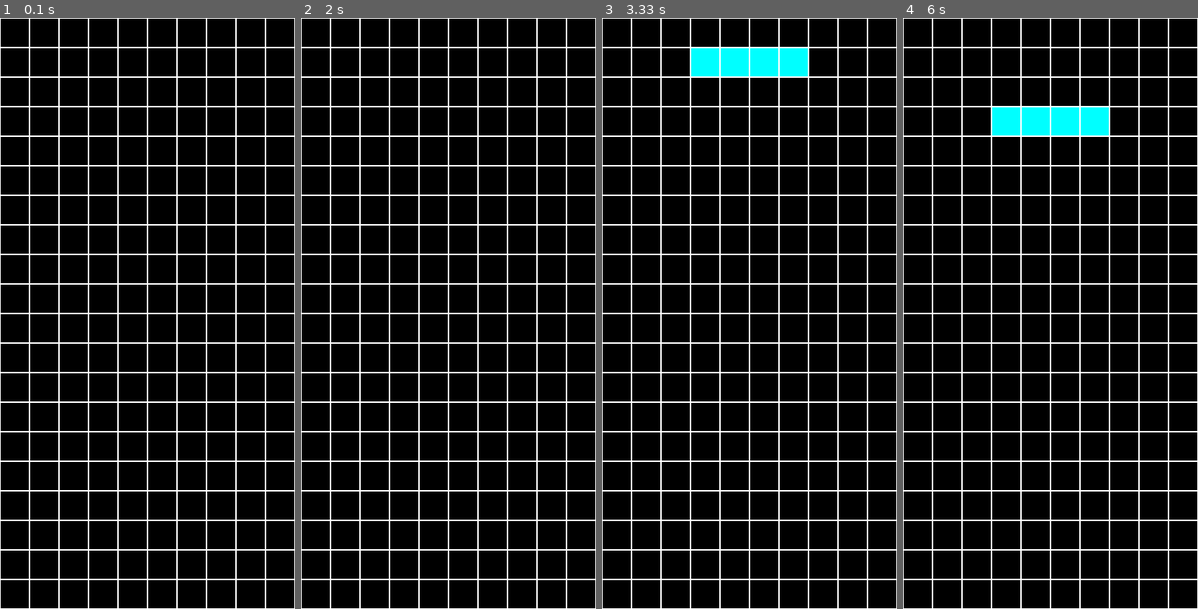
Above: before the commit, frames 1-4 (left to right).
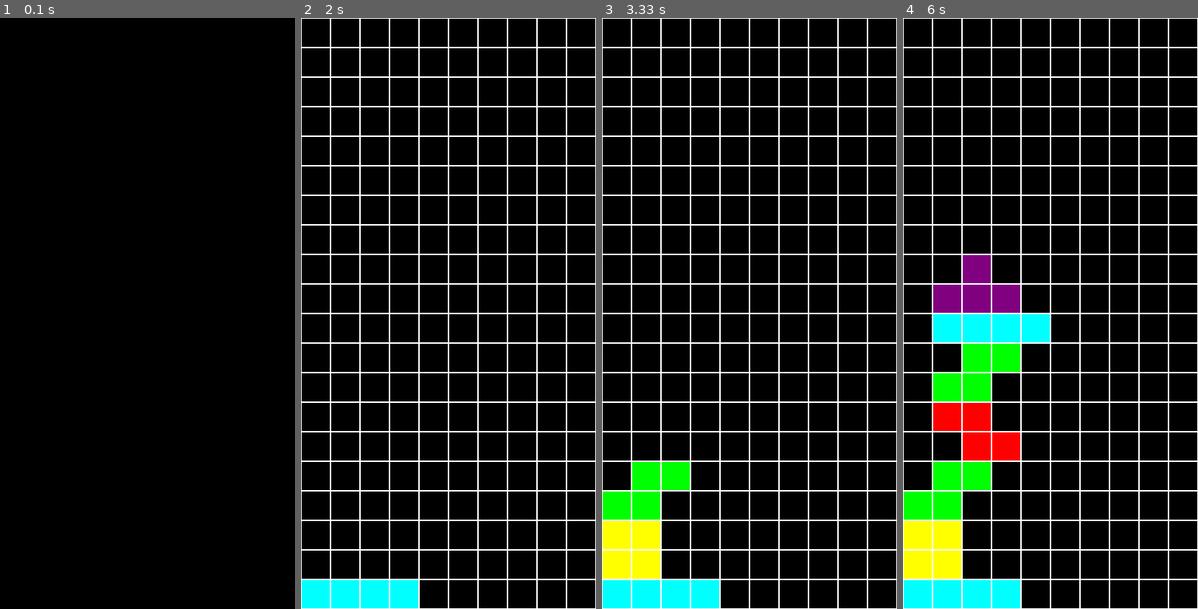
Above: after the commit, the same moments.

Repository: CogitoNTNU/TetrisAI
Game: pygame game, started from main.py
The game is run twice, just before and just after one commit, with the same random seed, the same clock (stepped at 60 frames per second) and the same inputs.
Inputs:
- Up to frame 1 (0.1 s): no input
- Up to frame 2 (2 s): no input
- Up to frame 3 (3.33 s): no input
- Up to frame 4 (6 s): no input

The runs differ from the first frame. In frame 1, 9.8% of the frame differs, in the area x 0-100%, y 0-100%; in frame 2, 1.8%; in frame 3, 7.2%; in frame 4, 14%, in the area x 0-70%, y 15-100%.

Commit message:
feat: made a demo mode for agents

Diff:
--- a/main.py
+++ b/main.py
@@ -25,5 +25,6 @@
 
     board = Tetris()
     manager = TetrisGameManager(board)
+    agent = create_agent("heuristic")
 
-    manager.startGame()
+    manager.startDemo(agent)
--- a/src/agents/agent.py
+++ b/src/agents/agent.py
@@ -7,6 +7,7 @@
 from typing import Any, Union
 
 from src.game.tetris import Action, Tetris
+from time import sleep
 
 
 class Agent(ABC):
@@ -53,10 +54,10 @@
         if isinstance(result, list):
             for action in result:
                 board.doAction(action)
-                board.printBoard()
+                # board.printBoard()
         else:
             board.doAction(result)
-            board.printBoard()
+            # board.printBoard()
         # Advance the game by one frame
         board.doAction(Action.SOFT_DROP)
         if board.blockHasLanded:
@@ -64,3 +65,30 @@
         #board.printBoard()
 
     return board
+
+def playGameDemoStepByStep(agent: Agent, board: Tetris) -> Tetris:
+    """
+    Plays a game of Tetris with the given agent where actions are slowed down for demonstration purposes.
+
+    Args:
+        agent (Agent): The agent to play the game.
+        board (Board): The initial state of the board.
+    """
+
+    # Get the result of the agent's action
+    result = agent.result(board)
+    # Perform the action(s) on the board
+    if isinstance(result, list):
+        for action in result:
+            board.doAction(action)
+            sleep(0.2)
+            # board.printBoard()
+    else:
+        board.doAction(result)
+        sleep(0.1)
+        # board.printBoard()
+    # Advance the game by one frame
+    board.doAction(Action.SOFT_DROP)
+    if board.blockHasLanded:
+        board.updateBoard()
+    # board.printBoard()
--- a/src/game/TetrisGameManager.py
+++ b/src/game/TetrisGameManager.py
@@ -4,6 +4,7 @@
 import time as t
 import sys
 
+from src.agents.agent import Agent, playGameDemoStepByStep
 from src.game.tetris import Action, Tetris
 from src.game.block import COLORS
 
@@ -42,7 +43,6 @@
     def startGame(self):
         pygame.init()
         self.screen = pygame.display.set_mode((SCREEN_WIDTH, SCREEN_HEIGHT))
-        # self.screen = pygame.display.set_mode((400, 1080))  # Create a dummy window
         pygame.display.set_caption('Tetris')  # Set window title
 
         clock = pygame.time.Clock()
@@ -57,6 +57,24 @@
             clock.tick(60)  # Cap the frame rate to 60 FPS
 
         self.stopGame()
+
+    def startDemo(self, agent: Agent):
+        pygame.init()
+        self.screen = pygame.display.set_mode((SCREEN_WIDTH, SCREEN_HEIGHT))
+        pygame.display.set_caption('Tetris')  # Set window title
+
+        clock = pygame.time.Clock()
+
+        while not self.board.gameOver:
+            self.draw_board(self.board)
+            playGameDemoStepByStep(agent, self.board)
+            pygame.display.update()
+            clock.tick(60)  # Cap the frame rate to 60 FPS
+
+        self.stopGame()
+
+
+
 
     def inputHandling(self):
         for event in pygame.event.get():
